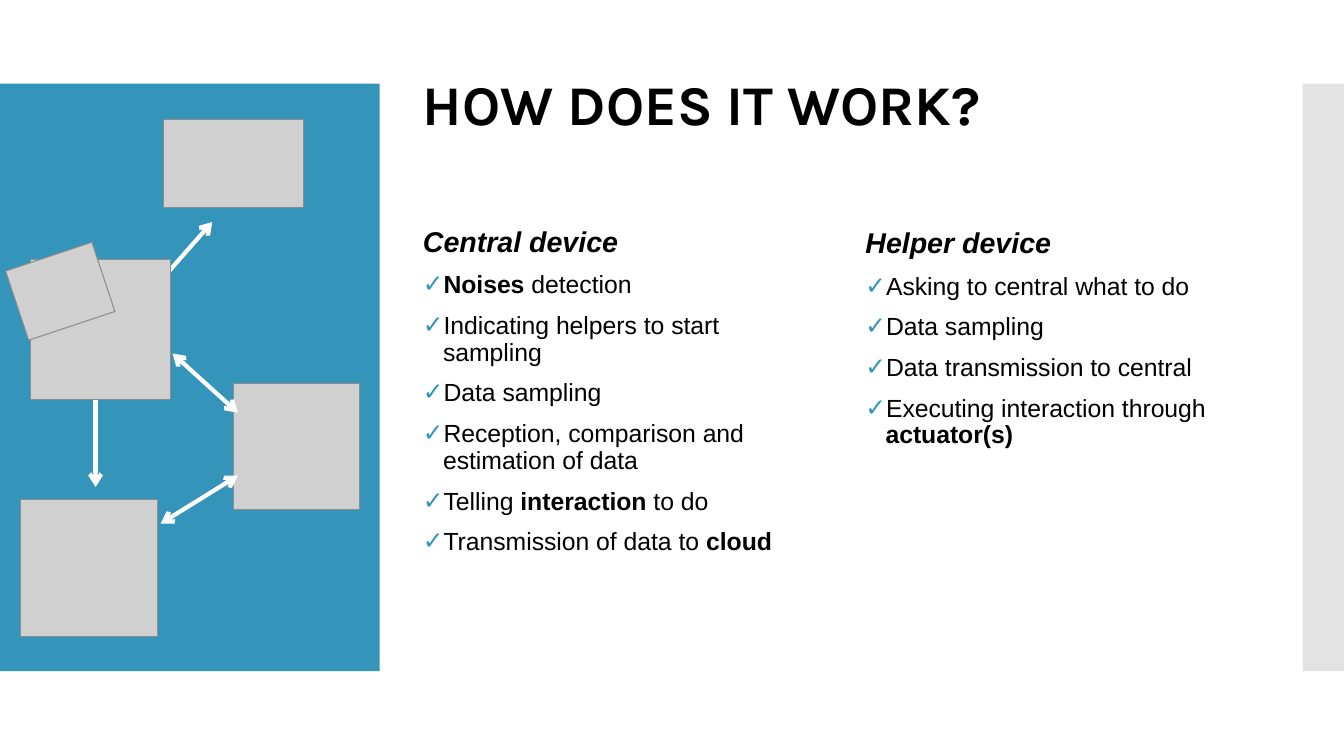
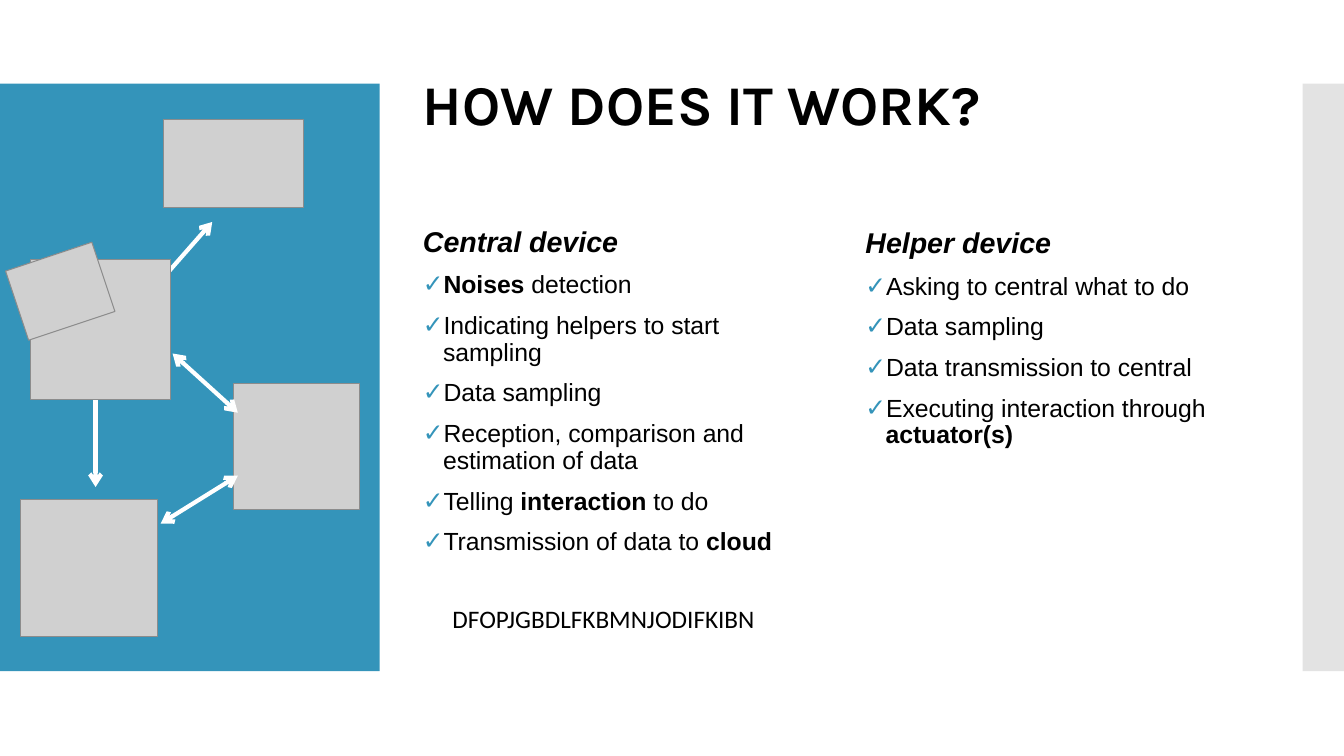
Before and after one commit to LorenzoPecorari/iot_project, a slide deck: slide 5 of iot_pres.pptx. Drawn at 1344x756 pixels with LibreOffice and Linux fonts; fonts in the diff are those of the drawing; grey boxes stand for pictures; background and template pictures are left out. Boxes give left, top, right and bottom in pixels: in the first picture for what was removed or moved away, otherwise in the second. Text is boxed around its words. In the diff, an @@ line names an element or a change of style, - is before the commit and + after.

Commit message:
Updated pptx

```diff
--- a/iot_pres.pptx
+++ b/iot_pres.pptx
@@ text added at (452, 611, 754, 628), 18 pt, text #000000 @@
+DFOPJGBDLFKBMNJODIFKIBN
```
